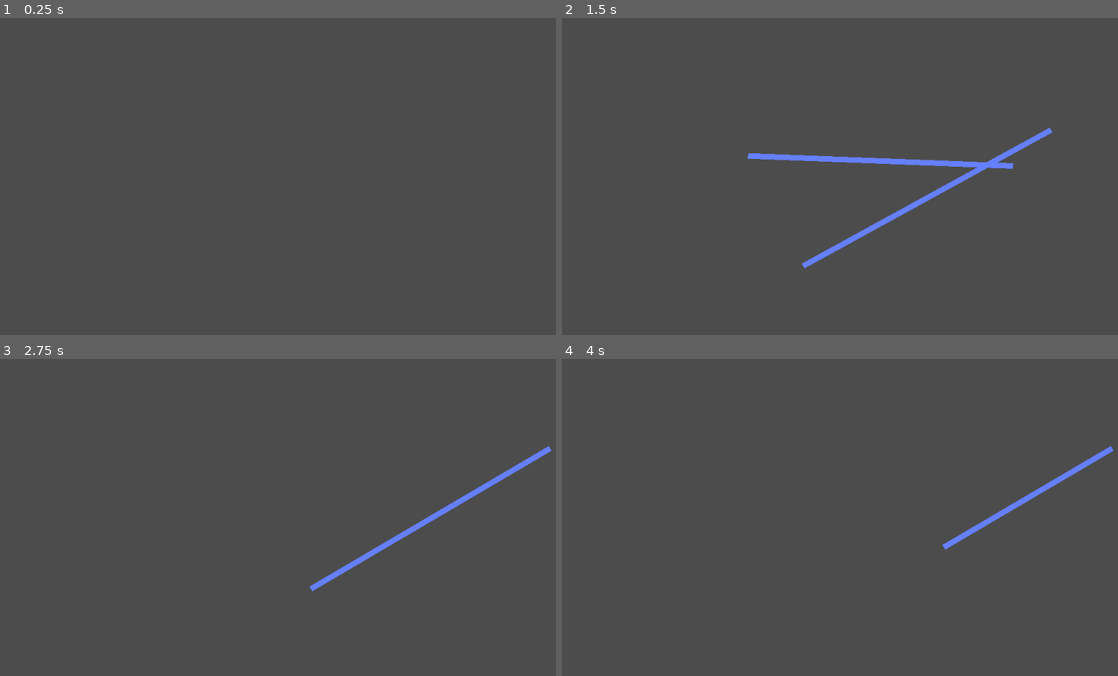
Above: before the commit, frames 1-4 (two rows, left to right).
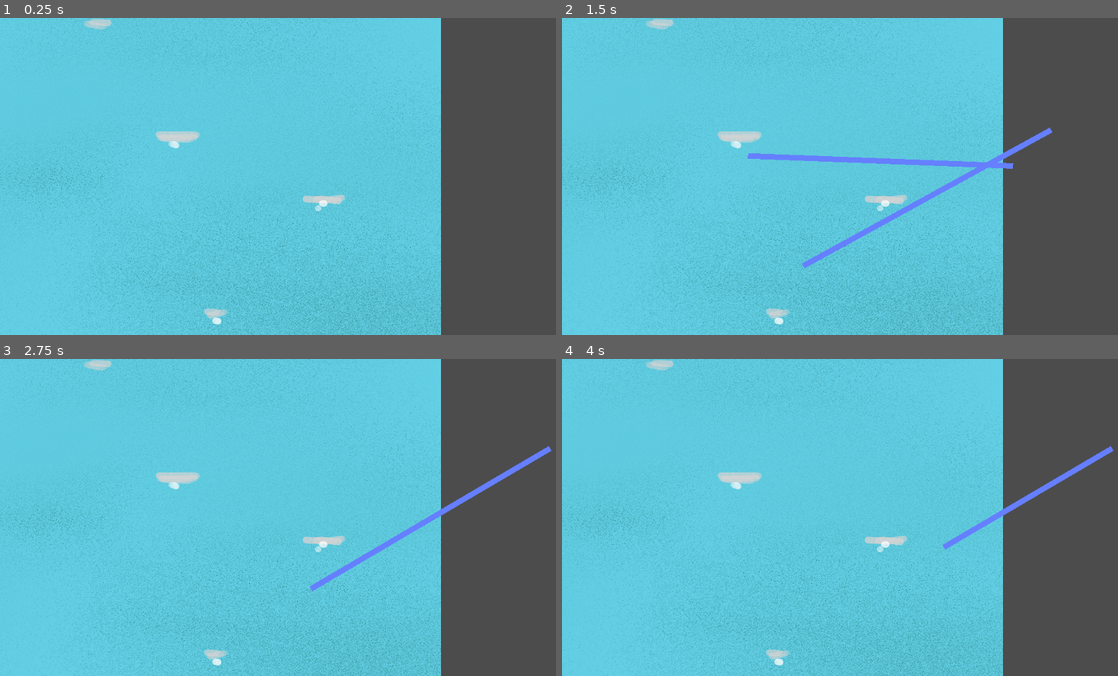
Above: after the commit, the same moments.

Repository: DoubleTroubleGames/hooksharks
Game: Godot game, scene res://main.tscn
The game is run twice, just before and just after one commit, with the same random seed, the same clock (stepped at 60 frames per second) and the same inputs.
Inputs (mouse positions are in pixels of both pictures, inside the frame that each line leads up to):
- Up to frame 1 (0.25 s): no input
- Up to frame 2 (1.5 s): tap Enter at 0.5 s; move the mouse to (967, 160) at 0.52 s; press the mouse at (967, 160) at 0.53 s; hold Right (ui_right) 0.53-1.28 s; move the mouse to (728, 192) at 1.27 s; release the mouse at (728, 192) at 1.28 s; hold Left (ui_left) from 1.28 s (still down); click (728, 192) at 1.35 s
- Up to frame 3 (2.75 s): move the mouse to (339, 447) at 2.02 s; release Left (ui_left) at 2.03 s; press the mouse at (339, 447) at 2.03 s; hold Right (ui_right) from 2.03 s (still down)
- Up to frame 4 (4 s): tap Space at 2.75 s; move the mouse to (817, 580) at 2.77 s; release the mouse at (817, 580) at 2.78 s; click (817, 580) at 2.85 s; tap Enter at 3.5 s; move the mouse to (1012, 565) at 3.52 s; release Right (ui_right) at 3.53 s; press the mouse at (1012, 565) at 3.53 s; hold Left (ui_left) from 3.53 s (still down)

The runs differ from the first frame. In frame 1, 79% of the frame differs, in the area x 0-80%, y 0-100%; in frame 2, 78%; in frame 3, 79%; in frame 4, 79%.
Error before the commit: Invalid get index 'scores' (on base: 'null instance'). (res://main.gd:8)
Error after the commit: Invalid get index 'scores' (on base: 'null instance'). (res://main.gd:9)

Commit message:
Add background image

Diff:
--- a/project/main.gd
+++ b/project/main.gd
@@ -5,7 +5,12 @@
 
 func _ready():
 	get_tree().paused = false
+	var bg = get_node('BG')
 	print(get_node('/root/global').scores)
+	bg.scale = Vector2(OS.window_size.x/1600, OS.window_size.y/1280)
+	bg.position = (bg.scale * Vector2(1600, 1280))/2
+	bg.get_node('Reflex1/AnimationPlayer').play('anim')
+	bg.get_node('Reflex2/AnimationPlayer').play('anim')
 
 func _input(event):
 	if event.is_action_pressed('ui_cancel'):
--- a/project/main.tscn
+++ b/project/main.tscn
@@ -1,43 +1,120 @@
-[gd_scene load_steps=6 format=2]
+[gd_scene load_steps=11 format=2]
 
 [ext_resource path="res://main.gd" type="Script" id=1]
-[ext_resource path="res://player/player.tscn" type="PackedScene" id=2]
-[ext_resource path="res://wall/wall.tscn" type="PackedScene" id=3]
-[ext_resource path="res://wall/obstacle.tscn" type="PackedScene" id=4]
-[ext_resource path="res://round_manager.gd" type="Script" id=5]
+[ext_resource path="res://assets/fundo.png" type="Texture" id=2]
+[ext_resource path="res://assets/reflex_01.png" type="Texture" id=3]
+[ext_resource path="res://assets/reflex_02.png" type="Texture" id=4]
+[ext_resource path="res://player/player.tscn" type="PackedScene" id=5]
+[ext_resource path="res://wall/wall.tscn" type="PackedScene" id=6]
+[ext_resource path="res://wall/obstacle.tscn" type="PackedScene" id=7]
+[ext_resource path="res://round_manager.gd" type="Script" id=8]
+
+[sub_resource type="Animation" id=1]
+
+resource_name = "anim"
+length = 4.0
+loop = true
+step = 0.1
+tracks/0/type = "value"
+tracks/0/path = NodePath(".:offset")
+tracks/0/interp = 1
+tracks/0/loop_wrap = true
+tracks/0/imported = false
+tracks/0/enabled = true
+tracks/0/keys = {
+"times": PoolRealArray( 0, 1, 2, 3, 4 ),
+"transitions": PoolRealArray( 1, 1, 1, 1, 1 ),
+"update": 0,
+"values": [ Vector2( 0, 0 ), Vector2( 20, -20 ), Vector2( 40, 0 ), Vector2( 20, -20 ), Vector2( 0, 0 ) ]
+}
+
+[sub_resource type="Animation" id=2]
+
+resource_name = "anim"
+length = 4.0
+loop = true
+step = 0.1
+tracks/0/type = "value"
+tracks/0/path = NodePath(".:offset")
+tracks/0/interp = 1
+tracks/0/loop_wrap = true
+tracks/0/imported = false
+tracks/0/enabled = true
+tracks/0/keys = {
+"times": PoolRealArray( 0, 1, 2, 3, 4 ),
+"transitions": PoolRealArray( 1, 1, 1, 1, 1 ),
+"update": 0,
+"values": [ Vector2( 0, 0 ), Vector2( -20, 20 ), Vector2( -40, 0 ), Vector2( -20, 20 ), Vector2( 0, 0 ) ]
+}
 
 [node name="Main" type="Node2D" index="0"]
 
 script = ExtResource( 1 )
 _sections_unfolded = [ "Pause" ]
 
-[node name="Players" type="Node2D" parent="." index="0"]
+[node name="BG" type="Sprite" parent="." index="0"]
 
-[node name="Player0" parent="Players" index="0" instance=ExtResource( 2 )]
+texture = ExtResource( 2 )
+_sections_unfolded = [ "Transform" ]
+
+[node name="Reflex1" type="Sprite" parent="BG" index="0"]
+
+texture = ExtResource( 3 )
+_sections_unfolded = [ "Offset" ]
+
+[node name="AnimationPlayer" type="AnimationPlayer" parent="BG/Reflex1" index="0"]
+
+root_node = NodePath("..")
+autoplay = ""
+playback_process_mode = 1
+playback_default_blend_time = 0.0
+playback_speed = 1.0
+anims/anim = SubResource( 1 )
+blend_times = [  ]
+
+[node name="Reflex2" type="Sprite" parent="BG" index="1"]
+
+texture = ExtResource( 4 )
+offset = Vector2( -20, 20 )
+_sections_unfolded = [ "Offset" ]
+
+[node name="AnimationPlayer" type="AnimationPlayer" parent="BG/Reflex2" index="0"]
+
+root_node = NodePath("..")
+autoplay = ""
+playback_process_mode = 1
+playback_default_blend_time = 0.0
+playback_speed = 1.0
+anims/anim = SubResource( 2 )
+blend_times = [  ]
+
+[node name="Players" type="Node2D" parent="." index="1"]
+
+[node name="Player0" parent="Players" index="0" instance=ExtResource( 5 )]
 
 position = Vector2( 200, 200 )
 _sections_unfolded = [ "Transform" ]
 
-[node name="Player1" parent="Players" index="1" instance=ExtResource( 2 )]
+[node name="Player1" parent="Players" index="1" instance=ExtResource( 5 )]
 
 position = Vector2( 300, 400 )
 _sections_unfolded = [ "Transform" ]
 
-[node name="Walls" parent="." index="1" instance=ExtResource( 3 )]
+[node name="Walls" parent="." index="2" instance=ExtResource( 6 )]
 
 editor/display_folded = true
 
-[node name="Obstacle" parent="Walls" index="4" instance=ExtResource( 4 )]
+[node name="Obstacle" parent="Walls" index="4" instance=ExtResource( 7 )]
 
 position = Vector2( 461, 300 )
 
-[node name="Hooks" type="Node2D" parent="." index="2"]
+[node name="Hooks" type="Node2D" parent="." index="3"]
 
-[node name="Ropes" type="Node2D" parent="." index="3"]
+[node name="Ropes" type="Node2D" parent="." index="4"]
 
-[node name="RoundManager" type="Node2D" parent="." index="4"]
+[node name="RoundManager" type="Node2D" parent="." index="5"]
 
-script = ExtResource( 5 )
+script = ExtResource( 8 )
 
 
 [editable path="Walls/Obstacle"]
--- a/project/player/player.gd
+++ b/project/player/player.gd
@@ -91,7 +91,7 @@
 	stunned = false
 
 func _input(event):
-	print(event.as_text())
+#	print(event.as_text())
 	if event.is_action_pressed('dive') and can_dive:
 		dive()
 	elif event.is_action_pressed('shoot') and !diving:
Binary file added: project/assets/fundo.png
Not shown, added: project/assets/fundo.png.import
Binary file added: project/assets/reflex_01.png
Not shown, added: project/assets/reflex_01.png.import
Binary file added: project/assets/reflex_02.png
Not shown, added: project/assets/reflex_02.png.import
